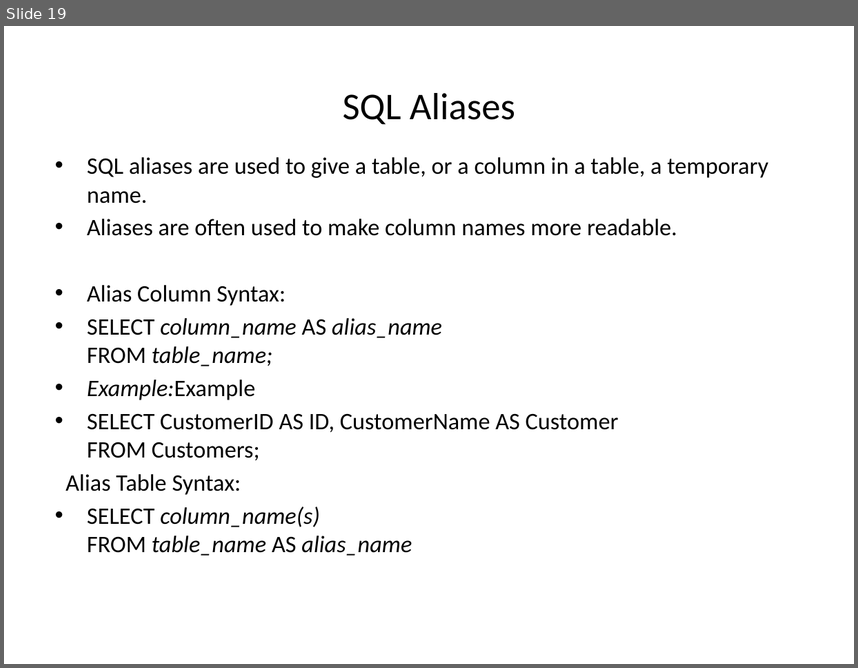
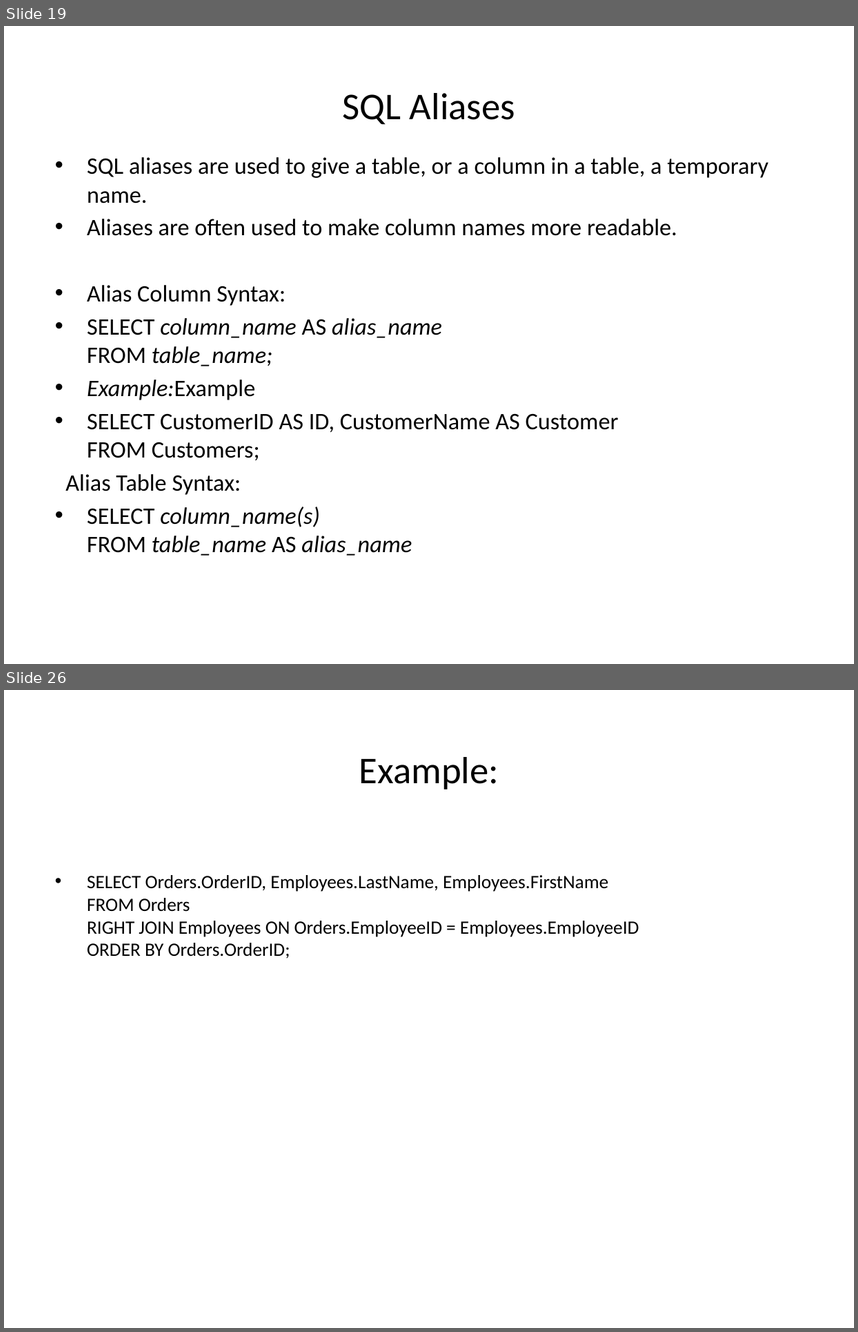
Before and after one commit to goudp4959/Oracle, a slide deck: SQL-latest.pptx. Shown one above the other, each under a label of ours: slide 19 before the commit, slides 19 and 26 after it; the slides between them are not shown. The pictures are 858x668 and 858x1332 pixels, drawn with LibreOffice and Linux fonts; fonts in the diff are those of the drawing. Boxes give left, top, right and bottom in pixels: in the first picture for what was removed or moved away, otherwise in the second. Text is boxed around its words. In the diff, an @@ line names an element or a change of style, - is before the commit and + after.

```diff
--- a/SQL-latest.pptx
+++ b/SQL-latest.pptx
@@ slide 26 added at (x1=4, y1=690, x2=854, y2=1328), background #FFFFFF @@
@@ title added at (x1=359, y1=757, x2=499, y2=789), 32 pt, text #000000 @@
+Example:
@@ text added at (x1=87, y1=875, x2=639, y2=958), 16 pt, text #000000 @@
+• SELECT Orders.OrderID, Employees.LastName, Employees.FirstName
+  FROM Orders
+  RIGHT JOIN Employees ON Orders.EmployeeID = Employees.EmployeeID
+  ORDER BY Orders.OrderID;
```
Also in this commit, not shown: 8 other slides added, 1 slide removed.
